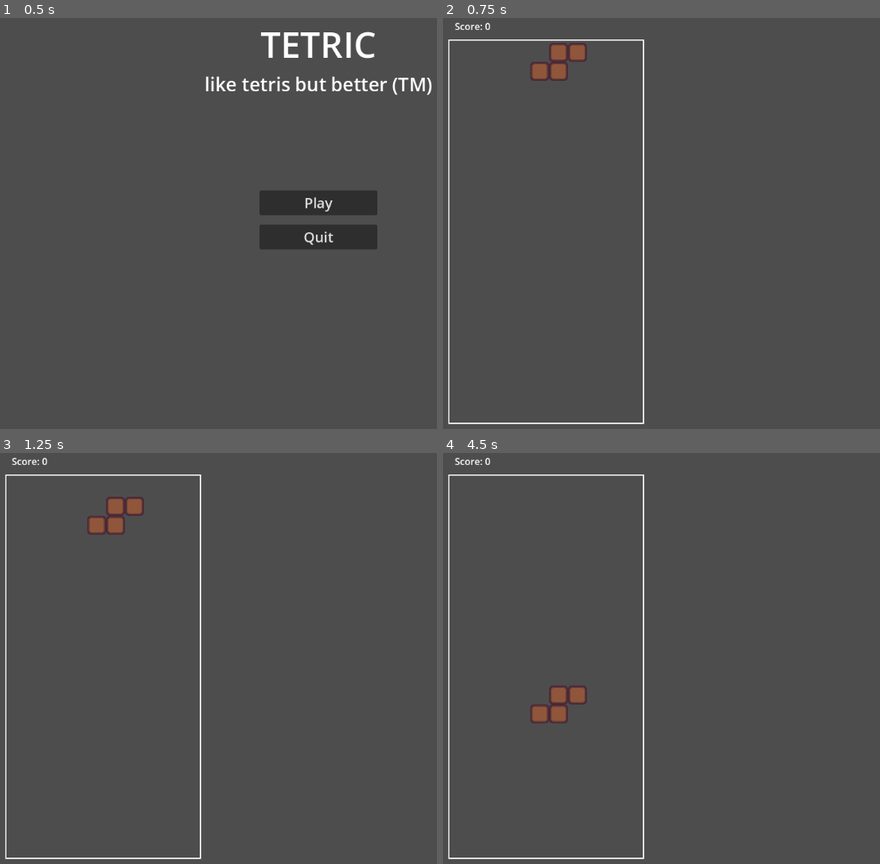
Above: before the commit, frames 1-4 (two rows, left to right).
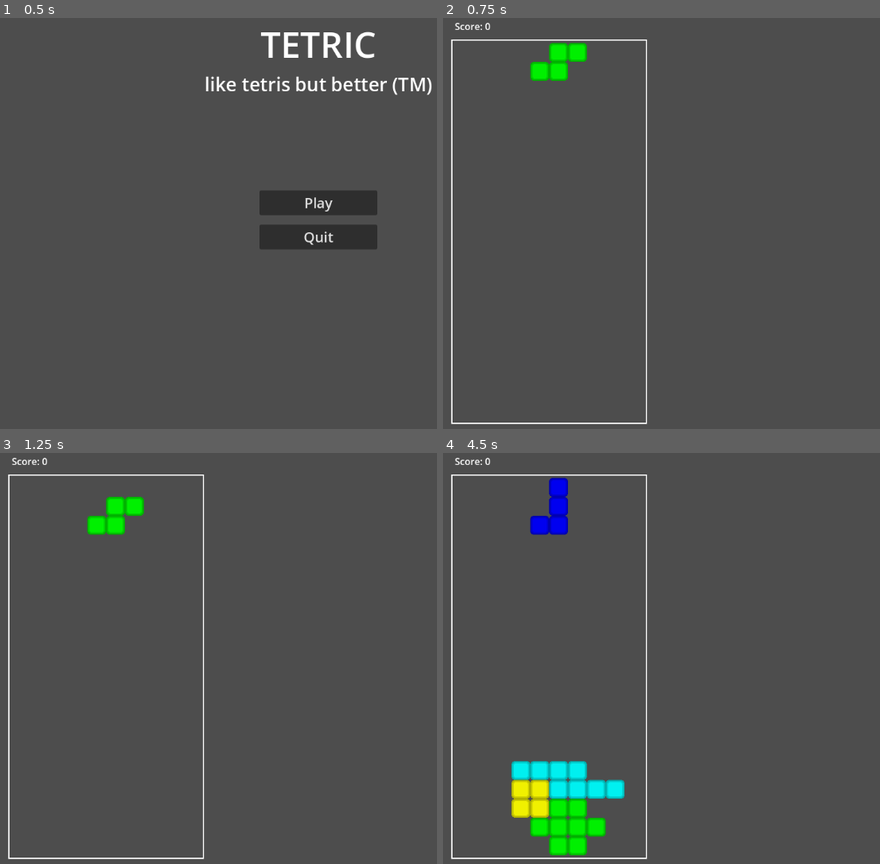
Above: after the commit, the same moments.

Repository: jollyroger182/tetric
Game: Godot game, scene res://scenes/menu/menu.tscn
Two runs of this game, one before a commit and one after it. Both use one fixed random seed, a clock stepped at 60 frames per second and the inputs below.
Inputs:
- Up to frame 1 (0.5 s): no input
- Up to frame 2 (0.75 s): click "Play" at 0.5 s
- Up to frame 3 (1.25 s): no input
- Up to frame 4 (4.5 s): tap Enter at 1.25, 3.5 s; hold Right (right) 1.28-2.03 s; tap Down (soft_drop) at 1.35, 2.3, 3.6 s; tap Space (hard_drop, bound only after the commit) at 1.55, 2, 2.1, 3.05, 4.35 s; hold Left (left) 2.03-2.78 s; hold Right (right) 2.78-3.53 s; tap W (rotate) at 2.85 s; hold Up 3.53-4.28 s; hold Left (left) from 4.28 s (still down)

Frame 1 is identical in both runs. In frame 2, 2.2% of the frame differs, in the area x 1-47%, y 5-99%; in frame 3, 2.2%; in frame 4, 6.8%.

Commit message:
add colors and clearing rows

Diff:
--- a/project.godot
+++ b/project.godot
@@ -54,3 +54,12 @@
 "events": [Object(InputEventKey,"resource_local_to_scene":false,"resource_name":"","device":-1,"window_id":0,"alt_press …(195 unchanged characters)…
 ]
 }
+hard_drop={
+"deadzone": 0.2,
+"events": [Object(InputEventKey,"resource_local_to_scene":false,"resource_name":"","device":-1,"window_id":0,"alt_pressed":false,"shift_pressed":false,"ctrl_pressed":false,"meta_pressed":false,"pressed":false,"keycode":0,"physical_keycode":32,"key_label":0,"unicode":32,"location":0,"echo":false,"script":null)
+]
+}
+
+[rendering]
+
+textures/canvas_textures/default_texture_filter=0
--- a/scenes/components/tetromino/input.gd
+++ b/scenes/components/tetromino/input.gd
@@ -12,3 +12,5 @@
 		piece.try_move(Vector2i.RIGHT)
 	if Input.is_action_just_pressed("soft_drop"):
 		piece.try_move(Vector2i.DOWN)
+	if Input.is_action_just_pressed("hard_drop"):
+		piece.hard_drop()
--- a/scenes/components/tetromino/tetromino.gd
+++ b/scenes/components/tetromino/tetromino.gd
@@ -9,14 +9,14 @@
 @onready var input_handler = $InputHandler
 
 # O, I, S, Z, L, J, T
-const shapes: Array[Array] = [
-	[Vector2i(-1, -1), Vector2i(-1, 0), Vector2i(0, -1), Vector2i(0, 0)],
-	[Vector2i(0, -2), Vector2i(0, -1), Vector2i(0, 0), Vector2i(0, 1)],
-	[Vector2i(-1, 0), Vector2i(0, 0), Vector2i(0, -1), Vector2i(1, -1)],
-	[Vector2i(-1, -1), Vector2i(0, -1), Vector2i(0, 0), Vector2i(1, 0)],
-	[Vector2i(-1, -2), Vector2i(-1, -1), Vector2i(-1, 0), Vector2i(0, 0)],
-	[Vector2i(0, -2), Vector2i(0, -1), Vector2i(0, 0), Vector2i(-1, 0)],
-	[Vector2i(-1, -1), Vector2i(0, -1), Vector2i(0, 0), Vector2i(1, -1)],
+var SHAPES: Array[Dictionary] = [
+	_make_shape("O", [-1, -1, -1, 0, 0, -1, 0, 0], Color("#F0F000")),
+	_make_shape("I", [0, -2, 0, -1, 0, 0, 0, 1], Color("#00F0F0")),
+	_make_shape("S", [-1, 0, 0, 0, 0, -1, 1, -1], Color("#00F000")),
+	_make_shape("Z", [-1, -1, 0, -1, 0, 0, 1, 0], Color("#F00000")),
+	_make_shape("L", [-1, -2, -1, -1, -1, 0, 0, 0], Color("#F0A000")),
+	_make_shape("J", [0, -2, 0, -1, 0, 0, -1, 0], Color("#0000F0")),
+	_make_shape("T", [-1, -1, 0, -1, 0, 0, 1, -1], Color("#A000F0")),
 ]
 
 var offsets: Array[Vector2i] = [
@@ -28,12 +28,16 @@
 
 var offset = Vector2i.ZERO
 
+var has_landed := false
+
 
 signal landed(piece: Tetromino)
 
 
 func _ready() -> void:
-	offsets.assign(shapes[randi_range(0, shapes.size()-1)])
+	var shape = SHAPES[randi_range(0, SHAPES.size()-1)]
+	offsets.assign(shape["tiles"])
+	modulate = shape["color"]
 	var min_y = 0
 	for i in range(4):
 		min_y = min(min_y, offsets[i].y)
@@ -53,9 +57,12 @@
 	if board.can_place(offset + direction, offsets):
 		offset += direction
 		update_position()
+		return true
 	else:
-		if direction == Vector2i.DOWN:
+		if direction == Vector2i.DOWN and not has_landed:
+			has_landed = true
 			landed.emit(self)
+		return false
 
 
 func try_rotate(ccw: bool):
@@ -66,3 +73,15 @@
 	if board.can_place(offset, new_piece):
 		offsets.assign(new_piece)
 		update_position()
+
+
+func hard_drop():
+	while try_move(Vector2i.DOWN):
+		pass
+
+
+func _make_shape(name: String, offsets: Array[int], color: Color):
+	var tiles = []
+	for i in range(4):
+		tiles.append(Vector2i(offsets[i*2], offsets[i*2+1]))
+	return { "name": name, "tiles": tiles, "color": color }
--- a/scenes/main/board.gd
+++ b/scenes/main/board.gd
@@ -4,21 +4,21 @@
 const Tetromino = preload("res://scenes/components/tetromino/tetromino.tscn")
 const Cell = preload("res://scenes/components/tetromino/cell.tscn")
 
-var filled_tiles: Array[Vector2i] = []
+var filled_tiles: Dictionary = {}
 
 
 func _draw():
 	var width = Constants.BOARD_SIZE.x * Constants.SIZE + 10
 	var height = Constants.BOARD_SIZE.y * Constants.SIZE + 10
 
-	var rect = Rect2(-width/2.0-5, -5, width, height)
+	var rect = Rect2(-5, -5, width, height)
 
 	draw_rect(rect, Color.WHITE, false, 2)
 
 
 # Called when the node enters the scene tree for the first time.
 func _ready() -> void:
-	position.x = Constants.BOARD_SIZE.x * Constants.SIZE / 2.0 + 20
+	position.x = 20
 	position.y = \
 		get_viewport().get_visible_rect().size.y \
 		- Constants.BOARD_SIZE.y \
@@ -27,26 +27,61 @@
 	print(position.x)
 
 
-# Called every frame. 'delta' is the elapsed time since the previous frame.
-func _process(delta: float) -> void:
-	pass
-
-
-func _add_filled_tile(location: Vector2i):
+func _add_filled_tile(location: Vector2i, color: Color):
 	if location in filled_tiles:
 		return
-	filled_tiles.append(location)
 
 	var sprite = Cell.instantiate()
 	sprite.position = location * Constants.SIZE
+	sprite.modulate = color
 	add_child(sprite)
+
+	filled_tiles[location] = sprite
 
 
 func _on_piece_landed(piece: Tetromino):
 	for tile in piece.offsets:
-		_add_filled_tile(piece.offset + tile)
+		_add_filled_tile(piece.offset + tile, piece.modulate)
 	piece.queue_free()
+	_check_filled_rows()
 	spawn_piece()
+
+
+func _check_filled_rows():
+	var cleared_rows = []
+	for y in range(Constants.BOARD_SIZE.y):
+		var is_cleared = true
+		for x in range(Constants.BOARD_SIZE.x):
+			if Vector2i(x, y) not in filled_tiles:
+				is_cleared = false
+				break
+		if not is_cleared:
+			continue
+
+		cleared_rows.append(y)
+		for x in range(Constants.BOARD_SIZE.x):
+			var offset = Vector2i(x, y)
+			var node = filled_tiles[offset]
+			node.queue_free()
+			filled_tiles.erase(offset)
+
+	if not cleared_rows.is_empty():
+		var new_filled_tiles := {}
+		# calculate how much each row needs to shift
+		var last_shift = 0
+		var shifts = []
+		shifts.resize(Constants.BOARD_SIZE.y)
+		shifts.fill(0)
+		for y in range(Constants.BOARD_SIZE.y-1, 0, -1):
+			if y in cleared_rows:
+				last_shift += 1
+			shifts[y] = last_shift
+		for key in filled_tiles:
+			var new_offset = Vector2i(key.x, key.y + shifts[key.y])
+			var sprite = filled_tiles[key]
+			sprite.position = new_offset * Constants.SIZE
+			new_filled_tiles[new_offset] = sprite
+		filled_tiles = new_filled_tiles
 
 
 func spawn_piece():
@@ -54,6 +89,7 @@
 	tetromino.board = self
 	tetromino.name = "ActivePiece"
 	tetromino.landed.connect(_on_piece_landed)
+	tetromino.offset = Vector2i(Constants.BOARD_SIZE.x/2, 0)
 	add_child(tetromino)
 
 
@@ -62,8 +98,8 @@
 		var pos = offset + tile
 		if (
 			pos in filled_tiles or
-			pos.x < -Constants.BOARD_SIZE.x/2 or
-			pos.x >= Constants.BOARD_SIZE.x/2 or
+			pos.x < 0 or
+			pos.x >= Constants.BOARD_SIZE.x or
 			pos.y < 0 or
 			pos.y >= Constants.BOARD_SIZE.y
 		):
Binary file changed: assets/images/cell.png
Not shown, changed: assets/images/cell.png.import
Not shown: 1 places in scenes/components/tetromino/cell.tscn that only renumber resources
